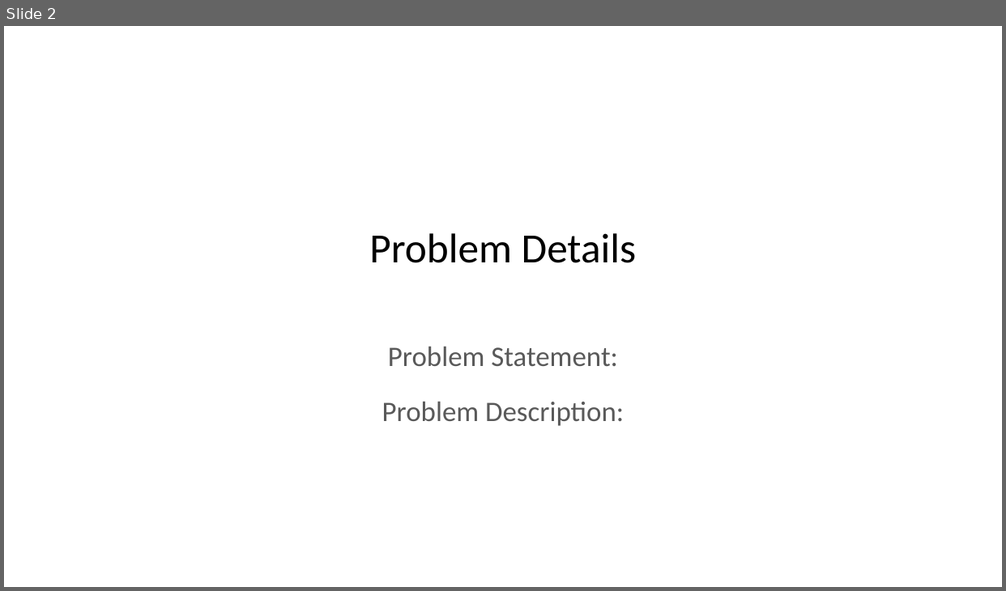
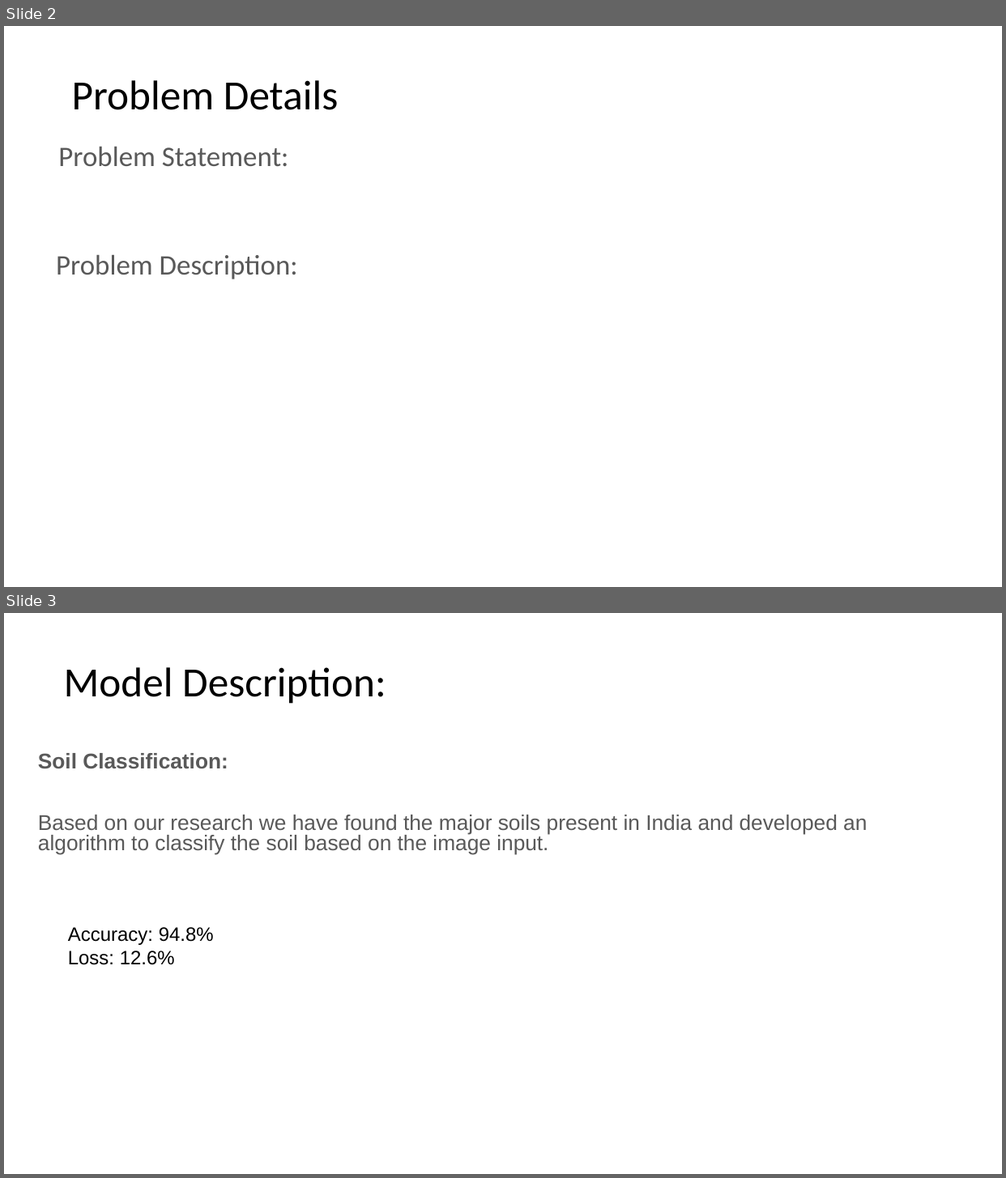
Before and after one commit to harshalplus1/hackmol4.0, a slide deck: HackMoL PPT Format.pptx. Shown one above the other, each under a label of ours: slide 2 before the commit, slides 2 and 3 after it. The pictures are 1006x591 and 1006x1178 pixels, drawn with LibreOffice and Linux fonts; fonts in the diff are those of the drawing; background and template pictures are left out. Boxes give left, top, right and bottom in pixels: in the first picture for what was removed or moved away, otherwise in the second. Text is boxed around its words. In the diff, an @@ line names an element or a change of style, - is before the commit and + after.

```diff
--- a/HackMoL PPT Format.pptx
+++ b/HackMoL PPT Format.pptx
@@ slide 3 added at bbox=[4, 613, 1002, 1174], background picture (left out) @@
@@ title added at bbox=[64, 667, 386, 704], 30 pt, text #000000 @@
+Model Description:
@@ subtitle added at bbox=[38, 753, 867, 855], 15.4 pt, text #595959 @@
+Soil Classification:
+Based on our research we have found the major soils present in India and developed an
+algorithm to classify the soil based on the image input.
@@ text added at bbox=[68, 927, 214, 965], 14 pt, text #000000 @@
+Accuracy: 94.8%
+Loss: 12.6%
@@ slide 2 changed as well @@
@@ title "Problem Details": place and size @@
-title "Problem Details" at bbox=[369, 233, 636, 263]
+title "Problem Details" at bbox=[72, 80, 338, 110]
@@ subtitle "Problem Statement:" rewrapped from bbox=[382, 347, 624, 426] to bbox=[56, 147, 298, 280] @@
```
Also in this commit, not shown: 2 other slides changed, 3 other slides added.
